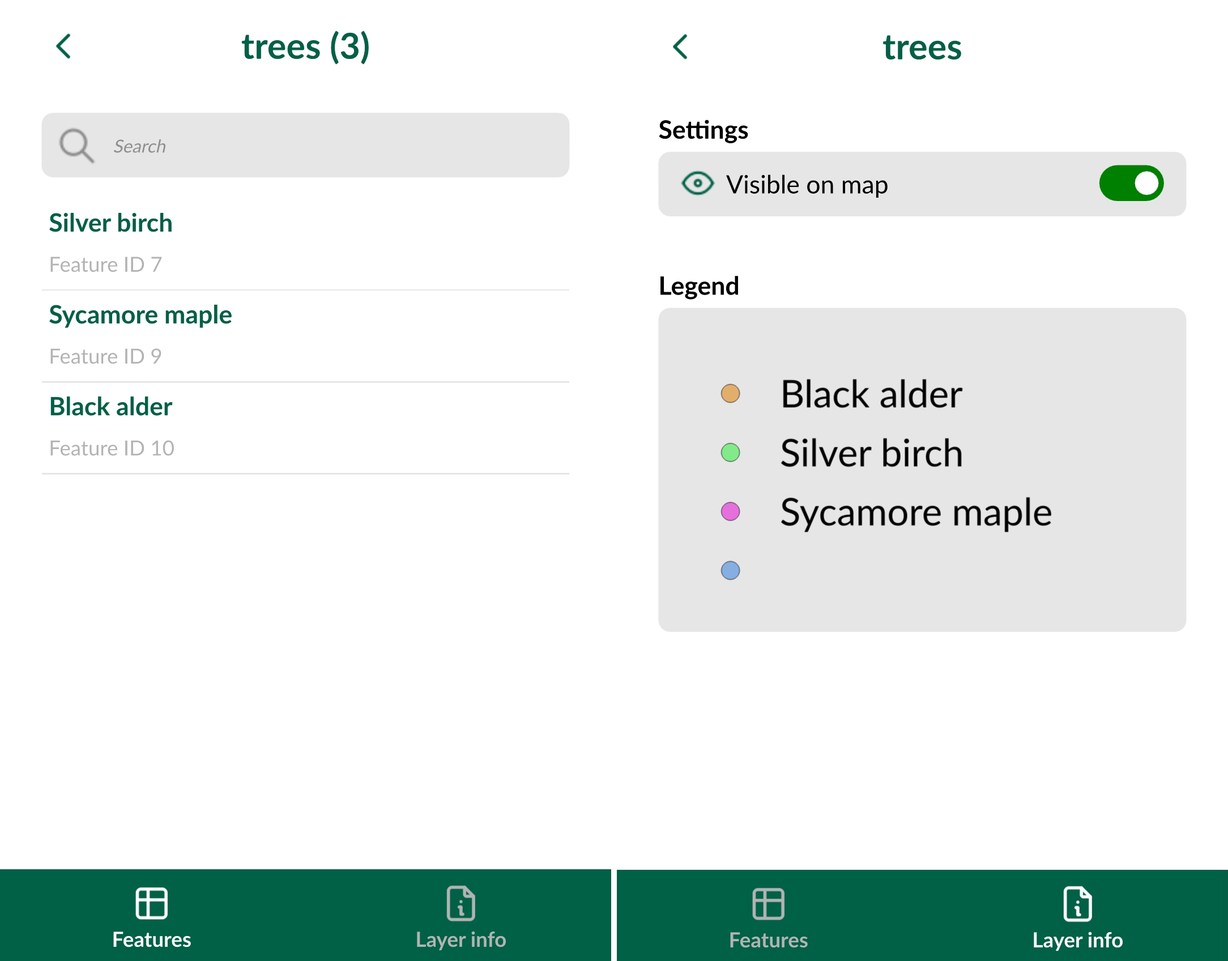
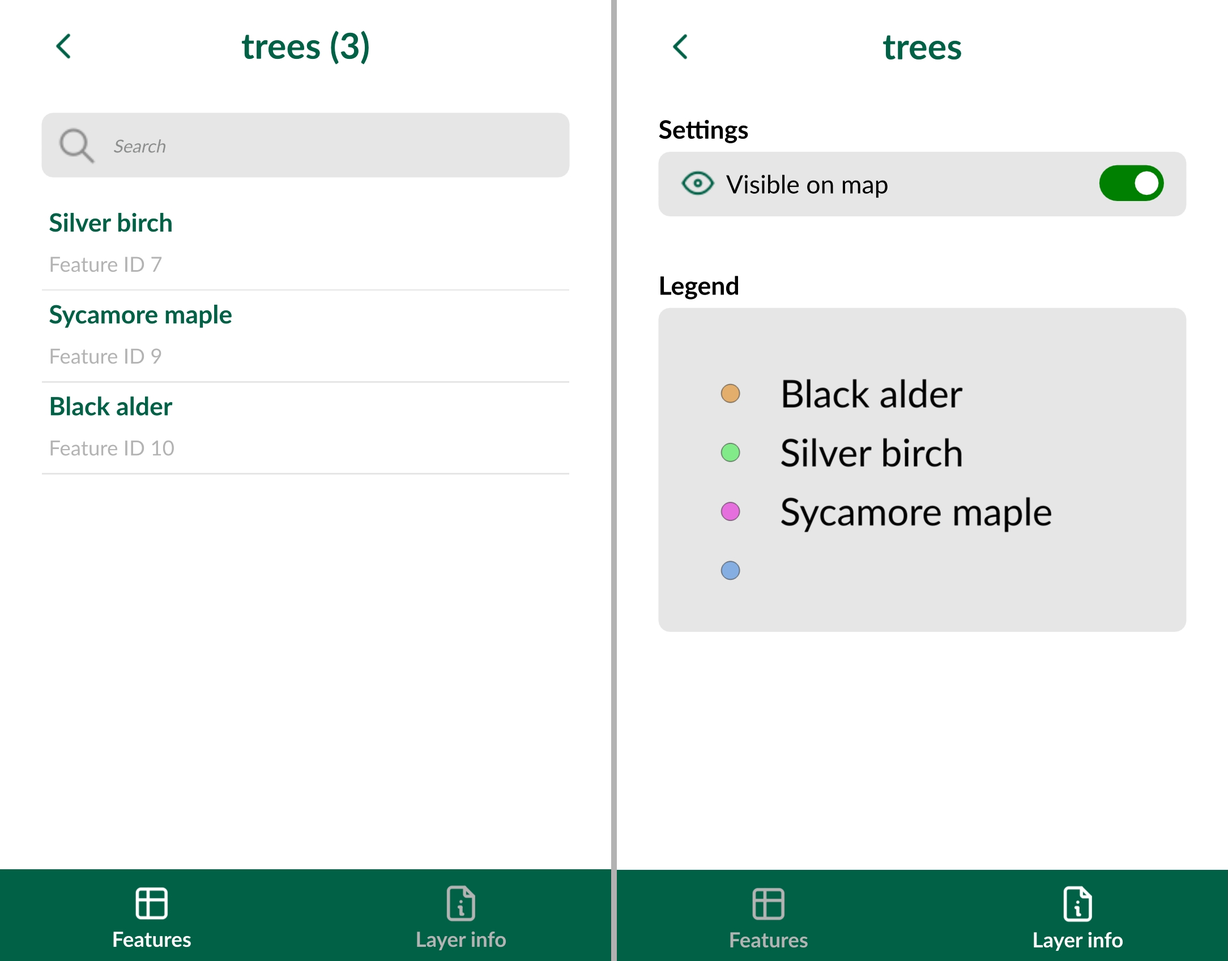
Two versions of the same layered image (1228x961). Layer-by-layer changes:
painted on "Screenshot_20221031-150354.jpg" over bbox(610, 0, 617, 961)
